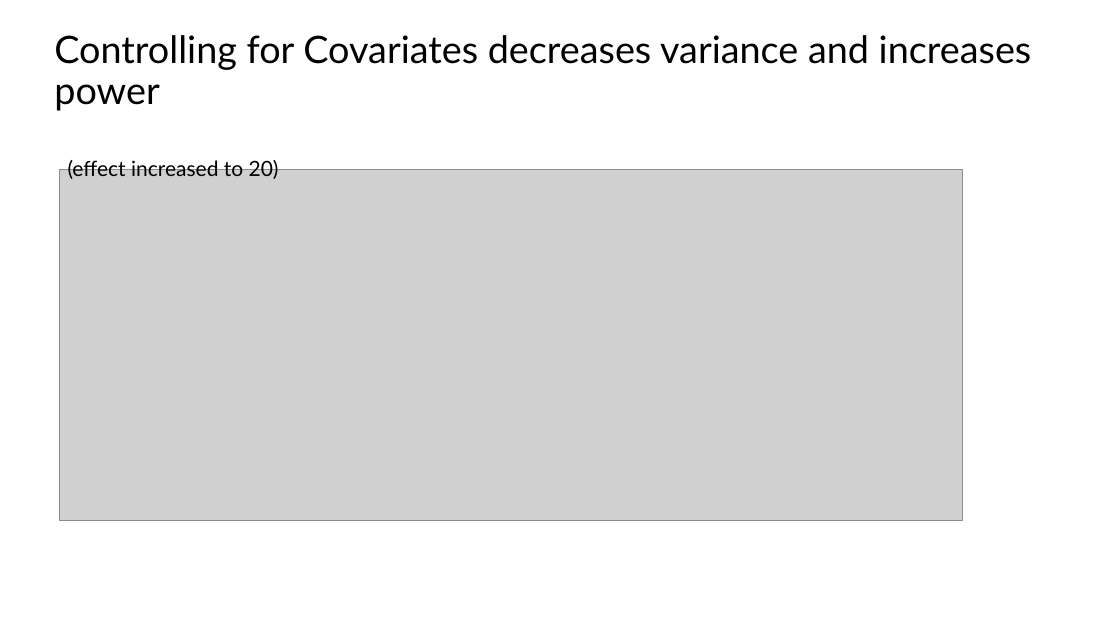
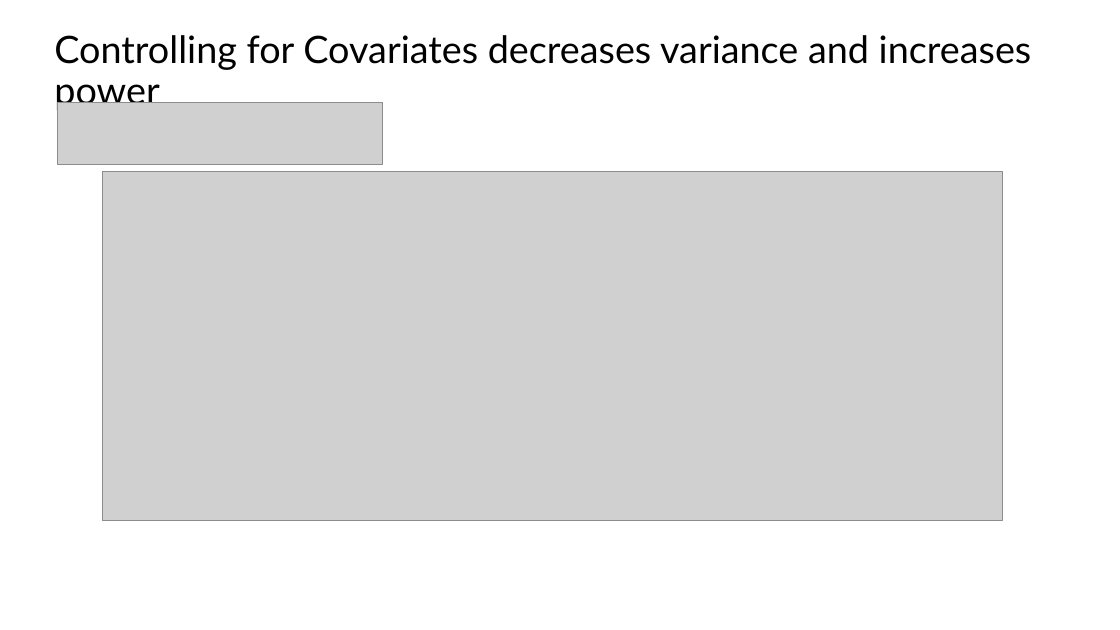
Before and after one commit to mattstoebe/CSU_MAS, a slide deck: slide 3 of Q3/553_Experimental_Design/553 CUPED Presentation .pptx (slide 7 before the commit). Drawn at 1120x630 pixels with LibreOffice and Linux fonts; fonts in the diff are those of the drawing; grey boxes stand for pictures. Boxes give left, top, right and bottom in pixels: in the first picture for what was removed or moved away, otherwise in the second. Text is boxed around its words. In the diff, an @@ line names an element or a change of style, - is before the commit and + after.

```diff
--- a/Q3/553_Experimental_Design/553 CUPED Presentation .pptx
+++ b/Q3/553_Experimental_Design/553 CUPED Presentation .pptx
@@ picture added at <box>57,103,383,165</box> @@
@@ text removed at <box>68,157,279,179</box> @@
-(effect increased to 20)
@@ picture: place and size @@
-picture at <box>59,170,962,520</box>
+picture at <box>103,171,1002,521</box>
```
Also in this commit, not shown: 1 other slide changed, 5 other files.
